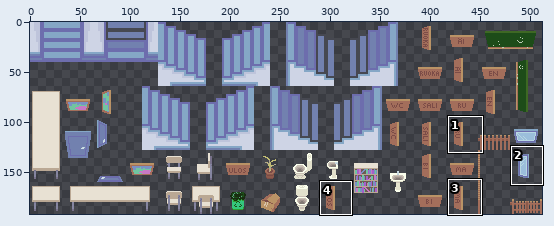
Sprite sheet -- assets/sprites/props/overworld/props.png. The first picture is a wide view before the edit; the outline marks the close-up.
Close-up. The starting point:
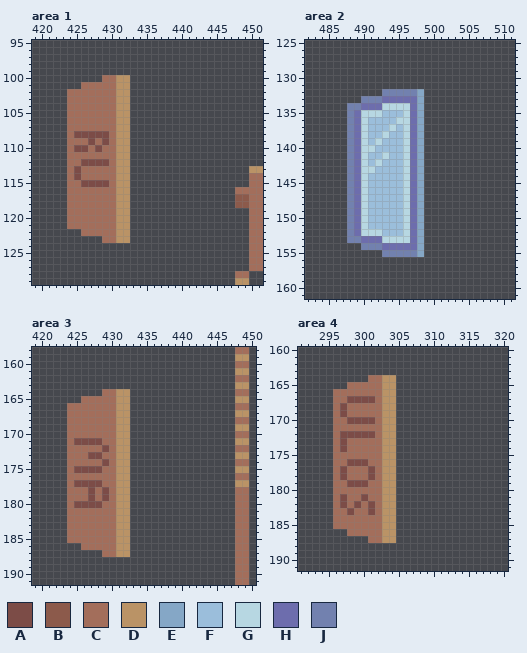
The file is 512x192 pixels. Shown: area 1: x 419..451, y 95..129; area 2: x 482..511, y 125..161; area 3: x 419..450, y 158..191; area 4: x 291..320, y 160..191. The commit also changed other parts of the picture, which this record leaves out.
Palette (. is transparent): A #7c4c47  B #8c5a4b  C #a36e5b  D #ba9366  E #85a7c6  F #9bbedb  G #b7d7e2  H #6d6dad  J #7281af
Pixels before, area 1, first column x 424:
100 .....CCDD...................
101 ..CCCCCDD...................
102 CCCCCCCDD...................
103 CCCCCCCDD...................
104 CCCCCCCDD...................
105 CCCCCCCDD...................
106 CCCCCCCDD...................
107 CCCCCCCDD...................
108 CAAAAACDD...................
109 CCCACACDD...................
110 CAACACCDD...................
111 CCCCCCCDD...................
112 CCAAAACDD...................
113 CACCCCCDD.................DD
114 CACCCCCDD.................CC
115 CCAAAACDD.................CC
116 CCCCCCCDD...............CCCC
117 CCCCCCCDD...............BBCC
118 CCCCCCCDD...............BBCC
119 CCCCCCCDD.................CC
120 CCCCCCCDD.................CC
121 CCCCCCCDD.................CC
122 ..CCCCCDD.................CC
123 .....CCDD.................CC
124 ..........................CC
125 ..........................CC
126 ..........................CC
127 ..........................CC
128 ........................CC..
129 ........................DD..
Pixels before, area 2, first column x 488:
132 .....JJJJJE
133 ..JJJHHHHHE
134 JJHHHGGGGHE
135 JHGGGFFFGHE
136 JHGFFFFGGHE
137 JHGFFFGFGHE
138 JHGFFGFFGHE
139 JHGFGFFFGHE
140 JHGGFFFFGHE
141 JHGFFGFFGHE
142 JHGFGFFFGHE
143 JHGGFFFFGHE
144 JHGFFFFFGHE
145 JHGFFFFFGHE
146 JHGFFFFFGHE
147 JHGFFFFFGHE
148 JHGFFFFFGHE
149 JHGFFFFFGHE
150 JHGFFFFFGHE
151 JHGFFFFFGHE
152 JHGGGFFFGHE
153 JJHHHGGGGHE
154 ..JJJHHHHHE
155 .....JJJJJE
Pixels before, area 3, first column x 424:
158 ........................CC
159 ........................DD
160 ........................CC
161 ........................DD
162 ........................CC
163 ........................DD
164 .....CCDD...............CC
165 ..CCCCCDD...............DD
166 CCCCCCCDD...............CC
167 CCCCCCCDD...............DD
168 CCCCCCCDD...............CC
169 CCCCCCCDD...............DD
170 CCCCCCCDD...............CC
171 CAAAACCDD...............DD
172 CCCCCACDD...............CC
173 CCCAACCDD...............DD
174 CCCCCACDD...............CC
175 CAAAACCDD...............DD
176 CCCCCCCDD...............CC
177 CAAAACCDD...............DD
178 CCCACACDD...............CC
179 CCCACACDD...............CC
180 CAAAACCDD...............CC
181 CCCCCCCDD...............CC
182 CCCCCCCDD...............CC
183 CCCCCCCDD...............CC
184 CCCCCCCDD...............CC
185 CCCCCCCDD...............CC
186 ..CCCCCDD...............CC
187 .....CCDD...............CC
188 ........................CC
189 ........................CC
190 ........................CC
191 ........................CC
Pixels before, area 4, first column x 296:
164 .....CCDD
165 ..CCCCCDD
166 CCCCCCCDD
167 CCAAAACDD
168 CACCCCCDD
169 CACCCCCDD
170 CCAAAACDD
171 CCCCCCCDD
172 CAAAAACDD
173 CACCCCCDD
174 CACCCCCDD
175 CCCCCCCDD
176 CCAAACCDD
177 CACCCACDD
178 CACCCACDD
179 CCAAACCDD
180 CCCCCCCDD
181 CACCACCDD
182 CACACACDD
183 CCACCACDD
184 CCCCCCCDD
185 CCCCCCCDD
186 ..CCCCCDD
187 .....CCDD
Once edited:
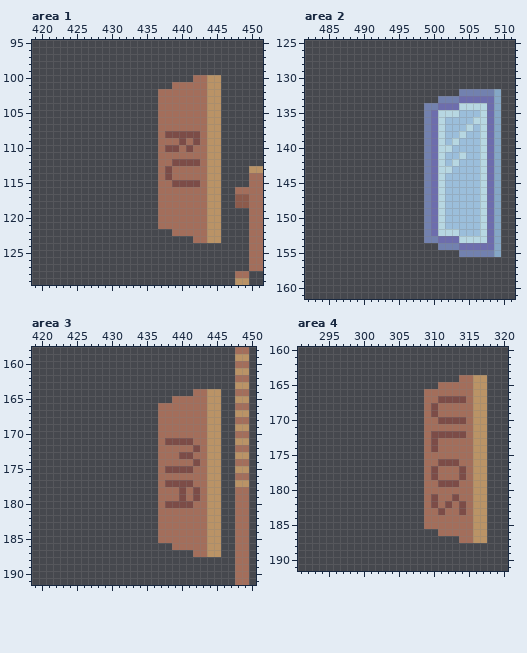
Edits made:
Area 1:
y 100: x 429..432 CCDD -> ....; x 442..445 .... -> CCDD
y 101: x 426..432 CCCCCDD -> .......; x 439..445 ....... -> CCCCCDD
y 102..107: x 424..432 CCCCCCCDD -> .........; x 437..445 ......... -> CCCCCCCDD
y 108: x 424..432 CAAAAACDD -> .........; x 437..445 ......... -> CAAAAACDD
y 109: x 424..432 CCCACACDD -> .........; x 437..445 ......... -> CCCACACDD
y 110: x 424..432 CAACACCDD -> .........; x 437..445 ......... -> CAACACCDD
y 111: x 424..432 CCCCCCCDD -> .........; x 437..445 ......... -> CCCCCCCDD
y 112: x 424..432 CCAAAACDD -> .........; x 437..445 ......... -> CCAAAACDD
y 113..114: x 424..432 CACCCCCDD -> .........; x 437..445 ......... -> CACCCCCDD
y 115: x 424..432 CCAAAACDD -> .........; x 437..445 ......... -> CCAAAACDD
y 116..121: x 424..432 CCCCCCCDD -> .........; x 437..445 ......... -> CCCCCCCDD
y 122: x 426..432 CCCCCDD -> .......; x 439..445 ....... -> CCCCCDD
y 123: x 429..432 CCDD -> ....; x 442..445 .... -> CCDD
Area 2:
y 132: x 493..498 JJJJJE -> ......; x 504..509 ...... -> JJJJJE
y 133: x 490..498 JJJHHHHHE -> .........; x 501..509 ......... -> JJJHHHHHE
y 134: x 488..509 JJHHHGGGGHE........... -> ...........JJHHHGGGGHE
y 135: x 488..509 JHGGGFFFGHE........... -> ...........JHGGGFFFGHE
y 136: x 488..509 JHGFFFFGGHE........... -> ...........JHGFFFFGGHE
y 137: x 488..509 JHGFFFGFGHE........... -> ...........JHGFFFGFGHE
y 138: x 488..509 JHGFFGFFGHE........... -> ...........JHGFFGFFGHE
y 139: x 488..509 JHGFGFFFGHE........... -> ...........JHGFGFFFGHE
y 140: x 488..509 JHGGFFFFGHE........... -> ...........JHGGFFFFGHE
y 141: x 488..509 JHGFFGFFGHE........... -> ...........JHGFFGFFGHE
y 142: x 488..509 JHGFGFFFGHE........... -> ...........JHGFGFFFGHE
y 143: x 488..509 JHGGFFFFGHE........... -> ...........JHGGFFFFGHE
y 144..151: x 488..509 JHGFFFFFGHE........... -> ...........JHGFFFFFGHE
y 152: x 488..509 JHGGGFFFGHE........... -> ...........JHGGGFFFGHE
y 153: x 488..509 JJHHHGGGGHE........... -> ...........JJHHHGGGGHE
y 154: x 490..498 JJJHHHHHE -> .........; x 501..509 ......... -> JJJHHHHHE
y 155: x 493..498 JJJJJE -> ......; x 504..509 ...... -> JJJJJE
Area 3:
y 164: x 429..432 CCDD -> ....; x 442..445 .... -> CCDD
y 165: x 426..432 CCCCCDD -> .......; x 439..445 ....... -> CCCCCDD
y 166..170: x 424..432 CCCCCCCDD -> .........; x 437..445 ......... -> CCCCCCCDD
y 171: x 424..432 CAAAACCDD -> .........; x 437..445 ......... -> CAAAACCDD
y 172: x 424..432 CCCCCACDD -> .........; x 437..445 ......... -> CCCCCACDD
y 173: x 424..432 CCCAACCDD -> .........; x 437..445 ......... -> CCCAACCDD
y 174: x 424..432 CCCCCACDD -> .........; x 437..445 ......... -> CCCCCACDD
y 175: x 424..432 CAAAACCDD -> .........; x 437..445 ......... -> CAAAACCDD
y 176: x 424..432 CCCCCCCDD -> .........; x 437..445 ......... -> CCCCCCCDD
y 177: x 424..432 CAAAACCDD -> .........; x 437..445 ......... -> CAAAACCDD
y 178..179: x 424..432 CCCACACDD -> .........; x 437..445 ......... -> CCCACACDD
y 180: x 424..432 CAAAACCDD -> .........; x 437..445 ......... -> CAAAACCDD
y 181..185: x 424..432 CCCCCCCDD -> .........; x 437..445 ......... -> CCCCCCCDD
y 186: x 426..432 CCCCCDD -> .......; x 439..445 ....... -> CCCCCDD
y 187: x 429..432 CCDD -> ....; x 442..445 .... -> CCDD
Area 4:
y 164: x 301..304 CCDD -> ....; x 314..317 .... -> CCDD
y 165: x 298..304 CCCCCDD -> .......; x 311..317 ....... -> CCCCCDD
y 166: x 296..304 CCCCCCCDD -> .........; x 309..317 ......... -> CCCCCCCDD
y 167: x 296..304 CCAAAACDD -> .........; x 309..317 ......... -> CCAAAACDD
y 168..169: x 296..304 CACCCCCDD -> .........; x 309..317 ......... -> CACCCCCDD
y 170: x 296..304 CCAAAACDD -> .........; x 309..317 ......... -> CCAAAACDD
y 171: x 296..304 CCCCCCCDD -> .........; x 309..317 ......... -> CCCCCCCDD
y 172: x 296..304 CAAAAACDD -> .........; x 309..317 ......... -> CAAAAACDD
y 173..174: x 296..304 CACCCCCDD -> .........; x 309..317 ......... -> CACCCCCDD
y 175: x 296..304 CCCCCCCDD -> .........; x 309..317 ......... -> CCCCCCCDD
y 176: x 296..304 CCAAACCDD -> .........; x 309..317 ......... -> CCAAACCDD
y 177..178: x 296..304 CACCCACDD -> .........; x 309..317 ......... -> CACCCACDD
y 179: x 296..304 CCAAACCDD -> .........; x 309..317 ......... -> CCAAACCDD
y 180: x 296..304 CCCCCCCDD -> .........; x 309..317 ......... -> CCCCCCCDD
y 181: x 296..304 CACCACCDD -> .........; x 309..317 ......... -> CACCACCDD
y 182: x 296..304 CACACACDD -> .........; x 309..317 ......... -> CACACACDD
y 183: x 296..304 CCACCACDD -> .........; x 309..317 ......... -> CCACCACDD
y 184..185: x 296..304 CCCCCCCDD -> .........; x 309..317 ......... -> CCCCCCCDD
y 186: x 298..304 CCCCCDD -> .......; x 311..317 ....... -> CCCCCDD
y 187: x 301..304 CCDD -> ....; x 314..317 .... -> CCDD
Changed places in both close-ups, as pixel boxes (x1, y1, x2, y2):
erased: (67, 75, 130, 243)
added: (158, 75, 221, 243)
changed: (347, 89, 501, 257)
erased: (67, 389, 130, 557)
added: (158, 389, 221, 557)
erased: (333, 375, 396, 543)
added: (424, 375, 487, 543)
